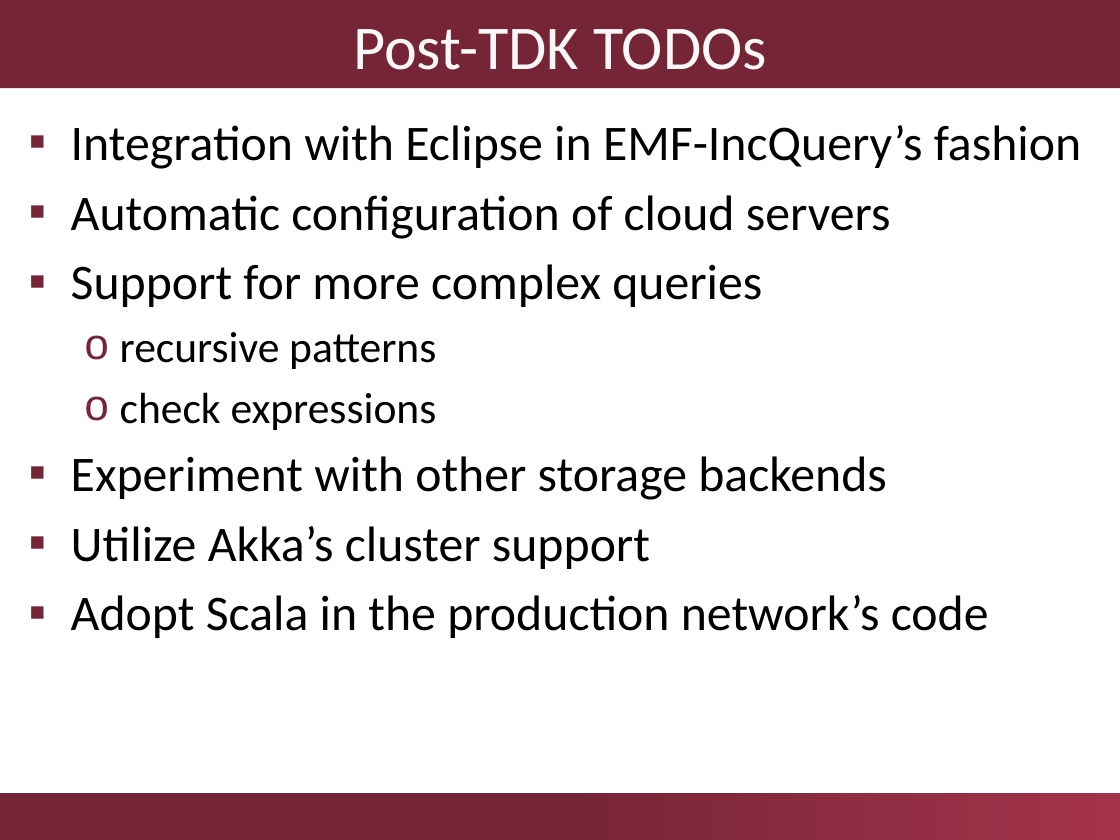
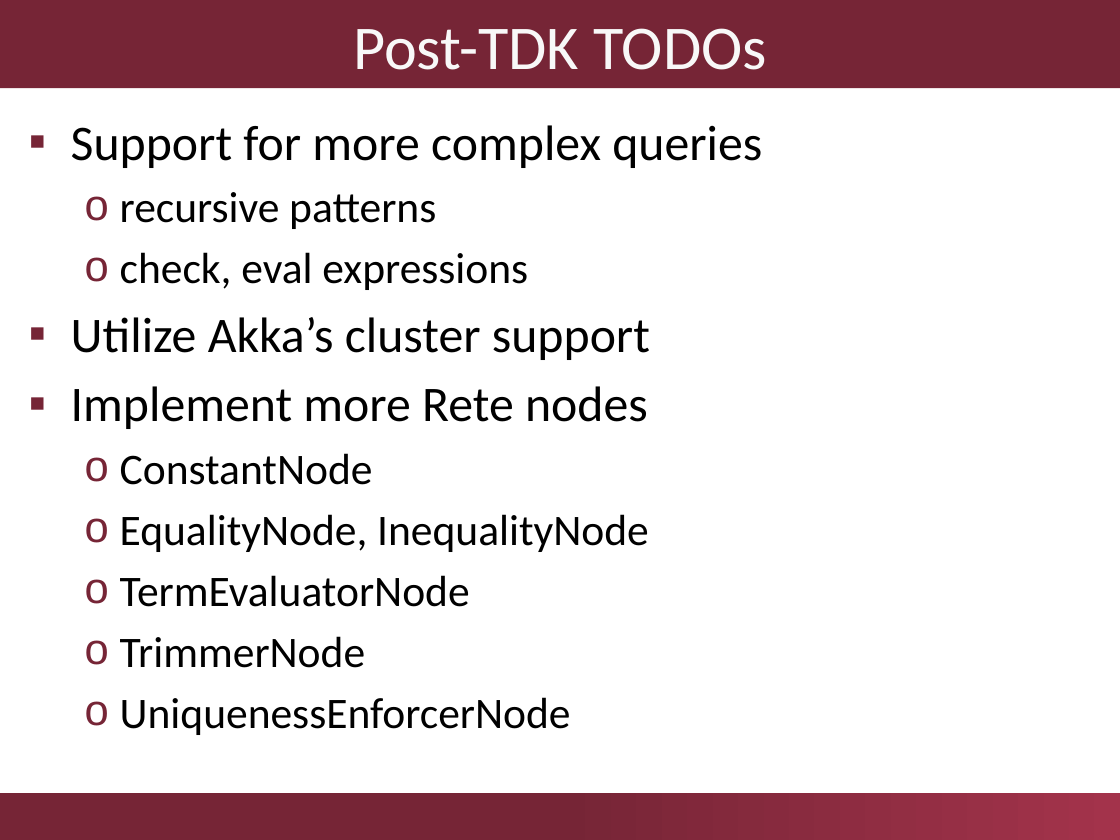
Before and after one commit to viatra/incqueryd, a slide deck: slide 13 of szarnyasg-incqueryd-tdk/presentation/IncQueryD-TDK2013.pptx (slide 9 before the commit). Drawn at 1120x840 pixels with LibreOffice and Linux fonts; fonts in the diff are those of the drawing; background and template pictures are left out. Boxes give left, top, right and bottom in pixels: in the first picture for what was removed or moved away, otherwise in the second. Text is boxed around its words. In the diff, an @@ line names an element or a change of style, - is before the commit and + after.

Commit message:
added more rete nodes

```diff
--- a/szarnyasg-incqueryd-tdk/presentation/IncQueryD-TDK2013.pptx
+++ b/szarnyasg-incqueryd-tdk/presentation/IncQueryD-TDK2013.pptx
@@ text at bbox=[71, 125, 1081, 239]: paragraphs removed @@
-▪ Integration with Eclipse in EMF-IncQuery’s fashion
-▪ Automatic configuration of cloud servers
@@ text at bbox=[120, 252, 528, 290]: text changed; size 32 to 28 pt @@
-  o check expressions
-▪ Experiment with other storage backends
+  o check, eval expressions
@@ text at bbox=[71, 386, 649, 735]: text changed; size 32 to 28 pt @@
-▪ Adopt Scala in the production network’s code
+▪ Implement more Rete nodes
+  o ConstantNode
+  o EqualityNode, InequalityNode
+  o TermEvaluatorNode
+  o TrimmerNode
+  o UniquenessEnforcerNode
```
Also in this commit, not shown: 2 other slides changed, 4 slides added.
